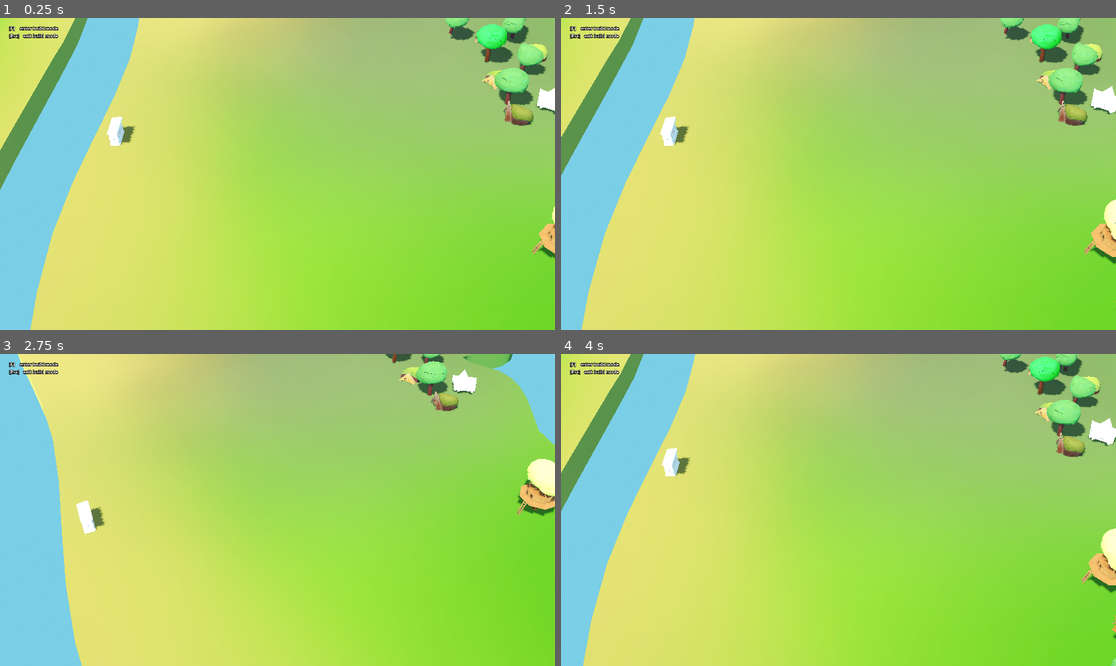
Above: before the commit, frames 1-4 (two rows, left to right).
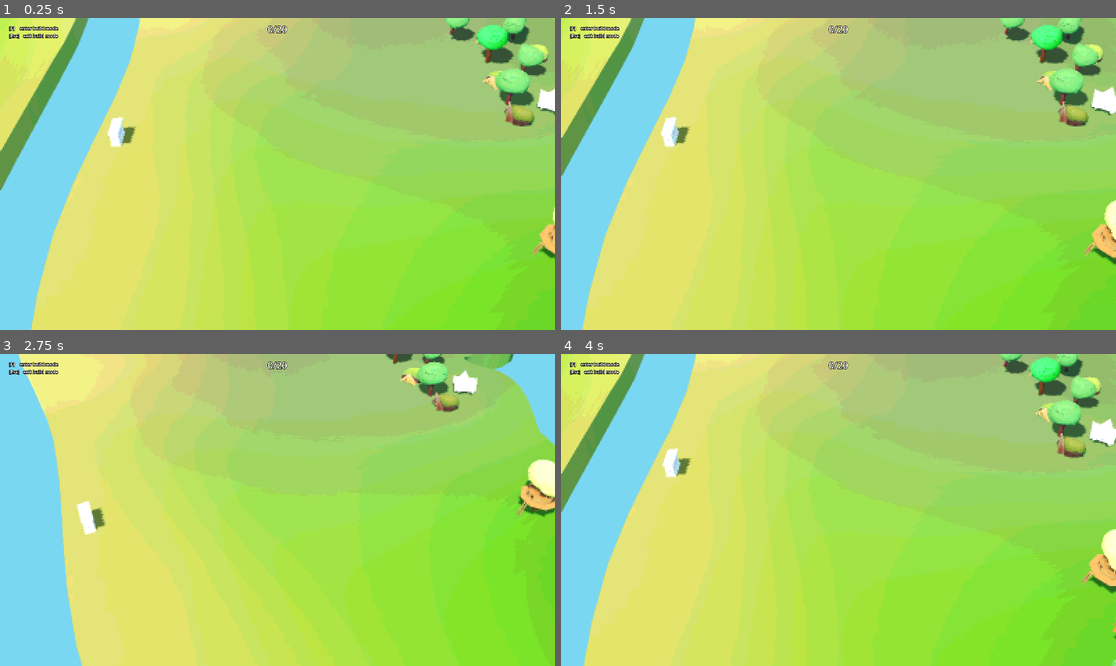
Above: after the commit, the same moments.

Repository: Baizard-13/Racoonomics
Game: Godot game, scene res://Location/location.tscn
Same seed, same stepped clock (60 frames per second), same inputs: the game is played once before the commit and once after it.
Inputs (mouse positions are in pixels of both pictures, inside the frame that each line leads up to):
- Up to frame 1 (0.25 s): no input
- Up to frame 2 (1.5 s): tap Enter at 0.5 s; move the mouse to (960, 158) at 0.52 s; tap A (a) at 0.6 s; tap D (d) at 0.8, 1.35 s; tap Space at 1.25 s; move the mouse to (727, 189) at 1.27 s
- Up to frame 3 (2.75 s): tap E (e) at 1.55, 2.1 s; tap Enter at 2 s; move the mouse to (333, 441) at 2.02 s; press the mouse at (333, 441) at 2.03 s
- Up to frame 4 (4 s): tap Space at 2.75 s; move the mouse to (810, 572) at 2.77 s; release the mouse at (810, 572) at 2.78 s; click (810, 572) at 2.85 s; tap Q (q) at 3.05, 3.6 s; tap Enter at 3.5 s; move the mouse to (1005, 556) at 3.52 s; tap S (s) at 3.8 s

The runs differ from the first frame. In frame 1, 1.5% of the frame differs, in the area x 0-100%, y 0-100%; in frame 2, 1.6%; in frame 3, 1.1%; in frame 4, 1.6%.

Commit message:
Money logic + pixelization screen shader

Diff:
--- a/Location/location.tscn
+++ b/Location/location.tscn
@@ -11,6 +11,8 @@
 [ext_resource type="Shader" uid="uid://bdh42ejp2fjcc" path="res://shaders/building_preview.gdshader" id="4_34ytl"]
 [ext_resource type="Script" uid="uid://cyfhjwceljlyj" path="res://scripts/FarmWork.gd" id="5_wlodm"]
 [ext_resource type="Shader" uid="uid://dsb3hnoj25nhm" path="res://shaders/blueprint_postprocess.gdshader" id="5_yx7wv"]
+[ext_resource type="Script" uid="uid://xcormpe55lgu" path="res://scripts/money_manager.gd" id="7_202do"]
+[ext_resource type="Shader" uid="uid://ciw1jyllj5ihm" path="res://shaders/screen_pixelization.gdshader" id="13_iwrfv"]
 
 [sub_resource type="ShaderMaterial" id="ShaderMaterial_uiog4"]
 render_priority = 5
@@ -188,6 +190,11 @@
 flip_faces = true
 size = Vector2(2, 2)
 
+[sub_resource type="LabelSettings" id="LabelSettings_eoaun"]
+font_size = 32
+outline_size = 6
+outline_color = Color(0, 0, 0, 1)
+
 [sub_resource type="ProceduralSkyMaterial" id="ProceduralSkyMaterial_u6sc3"]
 ground_bottom_color = Color(0.37301219, 0.68417555, 0.812935, 1)
 ground_horizon_color = Color(0.37301219, 0.68417555, 0.812935, 1)
@@ -213,6 +220,11 @@
 [sub_resource type="BoxShape3D" id="BoxShape3D_u6sc3"]
 size = Vector3(596.9275, 316.57446, 1)
 
+[sub_resource type="ShaderMaterial" id="ShaderMaterial_i1b54"]
+shader = ExtResource("13_iwrfv")
+shader_parameter/pixel_size = 2.0000000475
+shader_parameter/color_levels = 20.000000855
+
 [node name="Location" type="Node3D" unique_id=668207517]
 script = ExtResource("1_eoaun")
 
@@ -242,6 +254,25 @@
 cast_shadow = 0
 extra_cull_margin = 500.0
 mesh = SubResource("QuadMesh_yx7wv")
+
+[node name="MoneyManager" type="Node" parent="." unique_id=937004170]
+script = ExtResource("7_202do")
+
+[node name="Money_count" type="CanvasLayer" parent="MoneyManager" unique_id=254028323]
+layer = 2
+
+[node name="MoneyLabel" type="Label" parent="MoneyManager/Money_count" unique_id=466227013]
+anchors_preset = 5
+anchor_left = 0.5
+anchor_right = 0.5
+offset_left = -50.0
+offset_top = 16.0
+offset_right = 50.0
+offset_bottom = 39.0
+grow_horizontal = 2
+text = "10/20"
+label_settings = SubResource("LabelSettings_eoaun")
+horizontal_alignment = 1
 
 [node name="WorldGrid" parent="." unique_id=1294225932 instance=ExtResource("3_tnktr")]
 transform = Transform3D(1, 0, 0, 0, 1, 0, 0, 0, 1, 5.4072876, 0, 0)
@@ -355,4 +386,15 @@
 shape = SubResource("BoxShape3D_u6sc3")
 debug_color = Color(0.9729523, 0, 0.44077253, 0.41960785)
 
+[node name="PostProcess" type="CanvasLayer" parent="." unique_id=1184871636]
+layer = -99
+
+[node name="ColorRect" type="ColorRect" parent="PostProcess" unique_id=1476978200]
+material = SubResource("ShaderMaterial_i1b54")
+anchors_preset = 15
+anchor_right = 1.0
+anchor_bottom = 1.0
+grow_horizontal = 2
+grow_vertical = 2
+
 [editable path="Environment"]
--- a/buildings/data/2x2_test_building.tres
+++ b/buildings/data/2x2_test_building.tres
@@ -11,4 +11,5 @@
 shop_icon = ExtResource("4_r84fs")
 dimensions = Vector2i(2, 2)
 building_scene = ExtResource("1_ow1o2")
+purchase_cost = 5
 metadata/_custom_type_script = "uid://daiac4wtjs0vv"
--- a/project.godot
+++ b/project.godot
@@ -103,6 +103,11 @@
 "events": [Object(InputEventKey,"resource_local_to_scene":false,"resource_name":"","device":-1,"window_id":0,"alt_press …(195 unchanged characters)…
 ]
 }
+debug_money_add={
+"deadzone": 0.2,
+"events": [Object(InputEventKey,"resource_local_to_scene":false,"resource_name":"","device":-1,"window_id":0,"alt_pressed":false,"shift_pressed":false,"ctrl_pressed":false,"meta_pressed":false,"pressed":false,"keycode":0,"physical_keycode":80,"key_label":0,"unicode":112,"location":0,"echo":false,"script":null)
+]
+}
 
 [physics]
 
--- a/scenes/PixelLoka.tscn
+++ b/scenes/PixelLoka.tscn
@@ -19,7 +19,7 @@
 
 [node name="SubViewport" type="SubViewport" parent="SubViewportContainer" unique_id=1435368941]
 handle_input_locally = false
-size = Vector2i(576, 324)
+size = Vector2i(960, 540)
 render_target_update_mode = 4
 
 [node name="loka" type="Node3D" parent="SubViewportContainer/SubViewport" unique_id=658603439]
--- a/scripts/build_mode_controller.gd
+++ b/scripts/build_mode_controller.gd
@@ -1,6 +1,7 @@
 extends Node
 
 const _2X_2_TEST_BUILDING = preload("uid://c8lmno2gm42xg")
+
 
 @export var buildings : Array[BuildingDefinition]
 
@@ -14,6 +15,7 @@
 
 @onready var post_process_quad: MeshInstance3D = $PostProcessQuad
 @onready var edit_mode_transition: AnimationPlayer = $EditModeTransition
+@onready var money_manager: Node = $"../MoneyManager"
 
 var current_ghost : Building
 var current_grid_pos : Vector2i
@@ -71,7 +73,7 @@
 	return grid.world_to_cell(intersection)
 
 func _try_place_building() -> void:
-	if !current_building or !current_ghost:
+	if !current_building or !current_ghost or !money_manager.check_cost(current_building.purchase_cost):
 		return
 
 	var placed_building = current_building.get_building_instance()
@@ -79,6 +81,7 @@
 
 	if !grid.try_place_building(placed_building):
 		placed_building.queue_free()
+		money_manager.money += current_building.purchase_cost
 	#else:
 		#exit_build_mode()
 
--- /dev/null
+++ b/scripts/money_manager.gd
@@ -0,0 +1,43 @@
+extends Node
+
+#signal money_value_changed(new_value)
+#signal max_money_changed(new_value)
+
+@export var update_money_add: int = 15 ##How many money player will reseave at the level_updrage
+@export var max_money: int = 20: ##How maximum money count player can have at the start
+	set(value):
+		max_money = value
+		#max_money_changed.emit(value)
+		update_vizual()
+
+@export var money: int = 0: ##Current money count. In Inspector(right here) you set start money count
+	set(value):
+		money = clamp(value, 0, max_money)
+		#money_value_changed.emit(money)
+		update_vizual()
+
+@onready var money_label: Label = $Money_count/MoneyLabel
+
+func _ready() -> void:
+	update_vizual()
+
+func new_lvl_money_add():
+	money += update_money_add
+	max_money += update_money_add
+
+## Cost check, if have needed count = true
+func check_cost(cost: int) -> bool:
+	if cost <= money:
+		money -= cost
+		update_vizual()
+		return true
+	return false
+
+func update_vizual():
+	money_label.text = "%d/%d" % [money, max_money]
+
+# DEBUG, need to delete after adding money reseave logic
+func _input(event: InputEvent) -> void:
+	if event is InputEventKey and event.is_released():
+		if event.keycode == KEY_P:
+			new_lvl_money_add()
--- /dev/null
+++ b/shaders/screen_pixelization.gdshader
@@ -0,0 +1,16 @@
+shader_type canvas_item;
+
+uniform sampler2D SCREEN_TEXTURE : hint_screen_texture, filter_nearest;
+uniform float pixel_size : hint_range(1.0, 32.0) = 4.0;
+uniform float color_levels : hint_range(2.0, 32.0) = 8.0;
+
+void fragment() {
+	vec2 screen_size = vec2(textureSize(SCREEN_TEXTURE, 0));
+	vec2 grid = screen_size / pixel_size;
+
+	vec2 pixelated_uv = floor(SCREEN_UV * grid) / grid;
+	vec3 color = texture(SCREEN_TEXTURE, pixelated_uv).rgb;
+	color = floor(color * color_levels) / (color_levels - 1.0);
+
+	COLOR.rgb = color;
+}
Not shown, added: scripts/money_manager.gd.uid
Not shown, added: shaders/screen_pixelization.gdshader.uid
